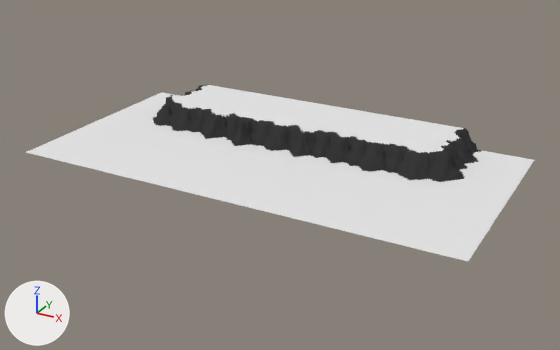
One commit to the Blender file image_source/blender/redesign/Map_klippe_3.blend: the scene before it, then after it.
Both versions are drawn from a 50 mm camera at (72.44, -15.63, 13.53) aimed at (63.97, -0.22, 5.82). Lighting does not change. The marker at lower left points along +X, +Y and +Z.
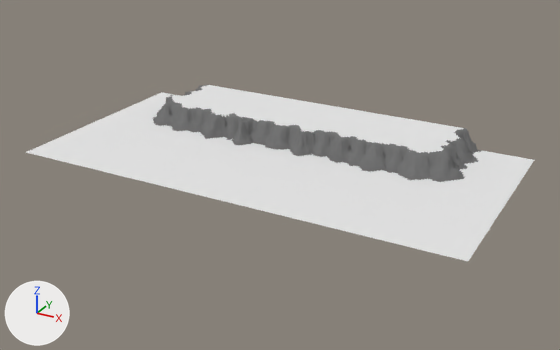
What differs and where, as boxes [x1, y1, x2, y2] in the pictures (560 x 350 px):
part 1 of me_plane, added: after [231, 114, 347, 145]
part 2 of me_plane, added: after [228, 131, 338, 164]
part 3 of me_plane, recoloured (black to grey): [153, 85, 482, 182] in both

The edits, one by one:
Material 'Grundmat' (mat_grundmat) is new.
Its base color is (0.179, 0.179, 0.179) (grey #757575).
me_plane is used by ob_plane; location (63.76, 0.0, 6.71); scale (0.566, 0.283, 0.0566).
me_plane had 20000 vertices, 19701 faces and spanned x -10.0..10.0, y -10.0..10.0, z -8.9..0.9.
me_plane now has 25242 vertices, 25591 faces and spans x -10.0..10.0, y -10.0..10.0, z -8.9..0.9.
me_plane part 1: 3730 vertices added at x -3.2..2.6, y 2.1..3.9, z -2.4..0.0.
me_plane part 2: 1512 vertices added at x -2.9..2.6, y 0.3..2.1, z -8.9.
me_plane part 3: 1729 faces spanning x -8.3..7.9, y 0.5..10.0, z -8.9..0.9 switch from mat_stone_2 (black #3a3939) to mat_grundmat (grey #757575).
